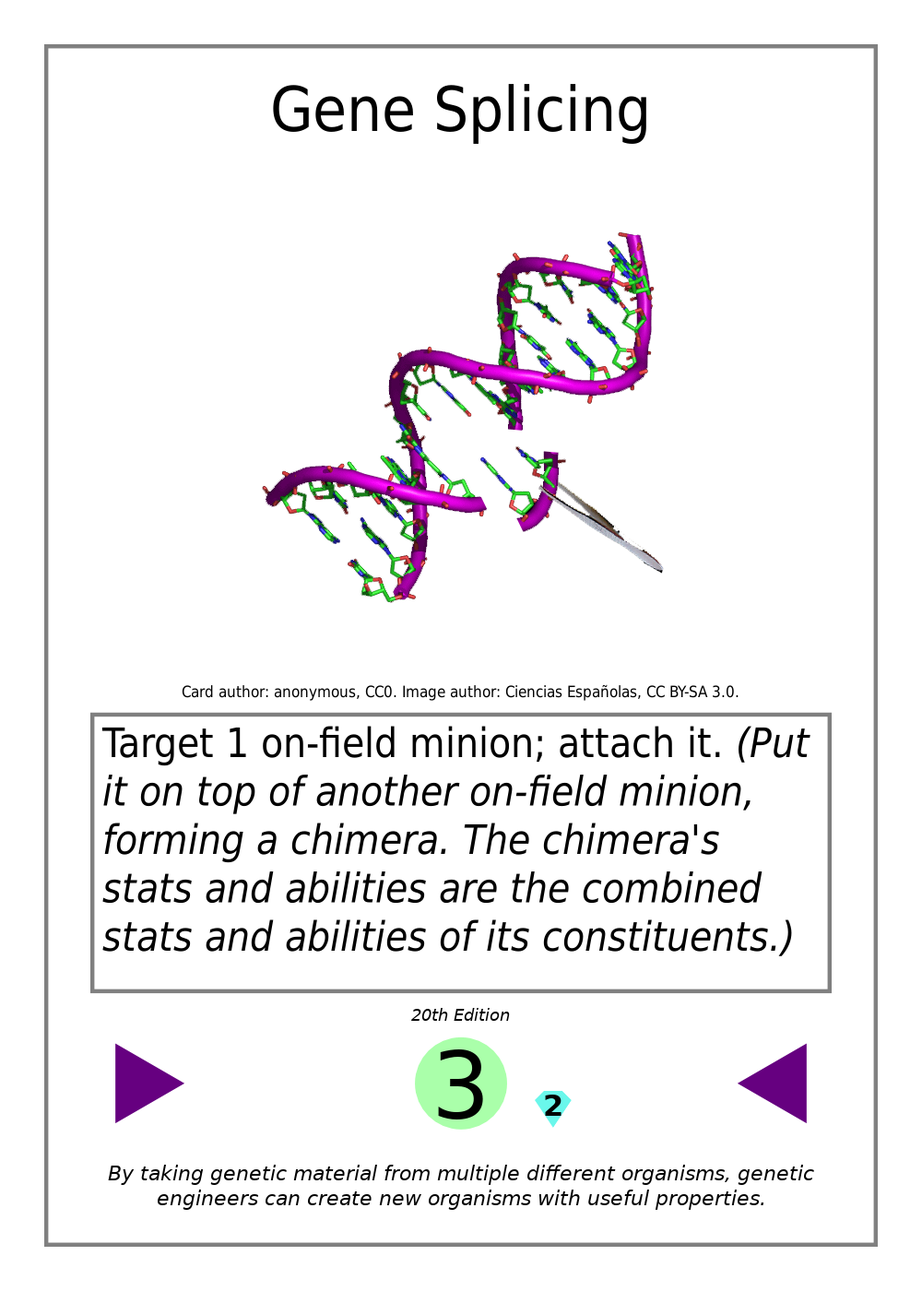
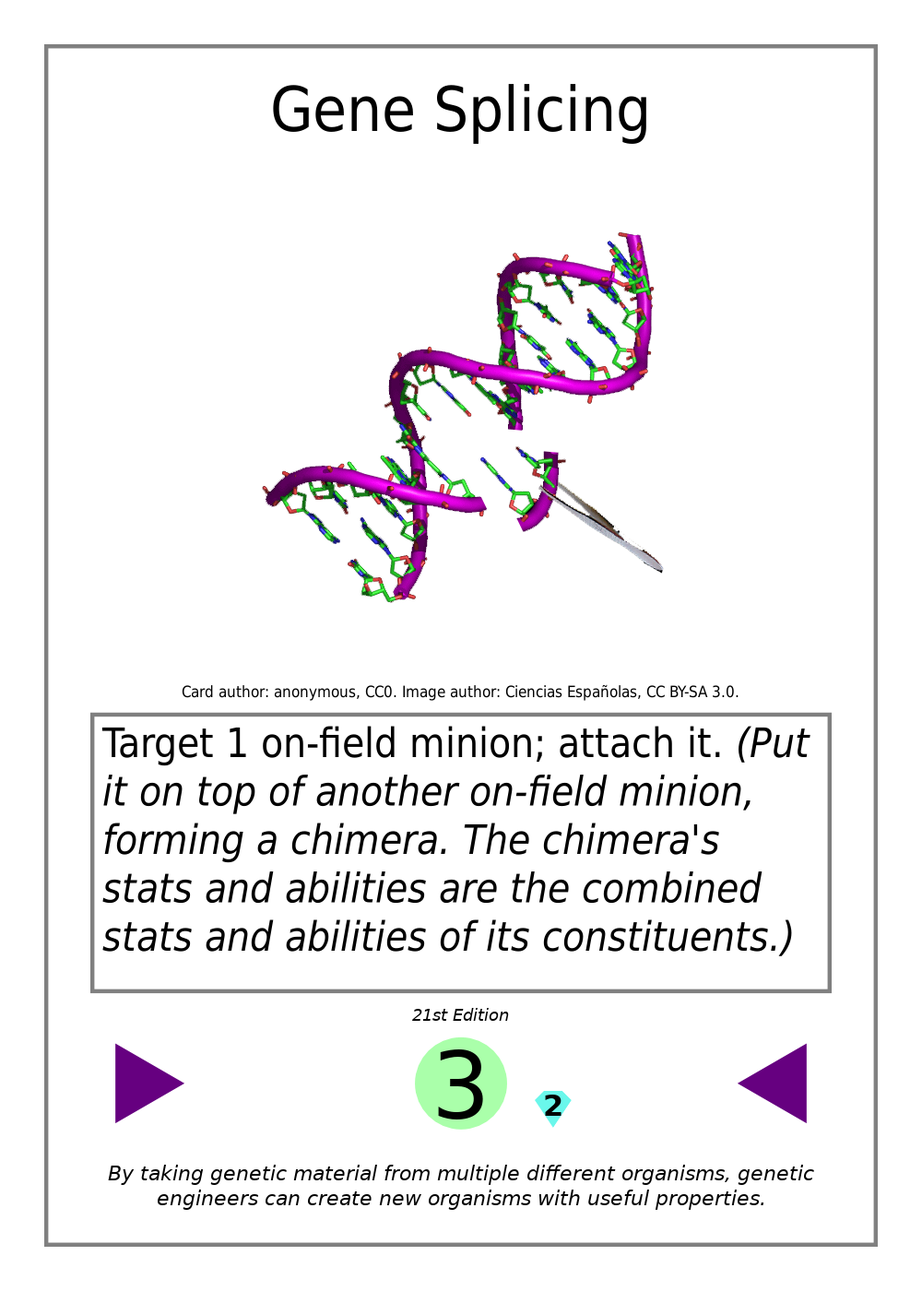
Layer changes from the first (922, 1291) image to the second:
painted on "Edition Indicator" over <box>411,1008,511,1022</box>
